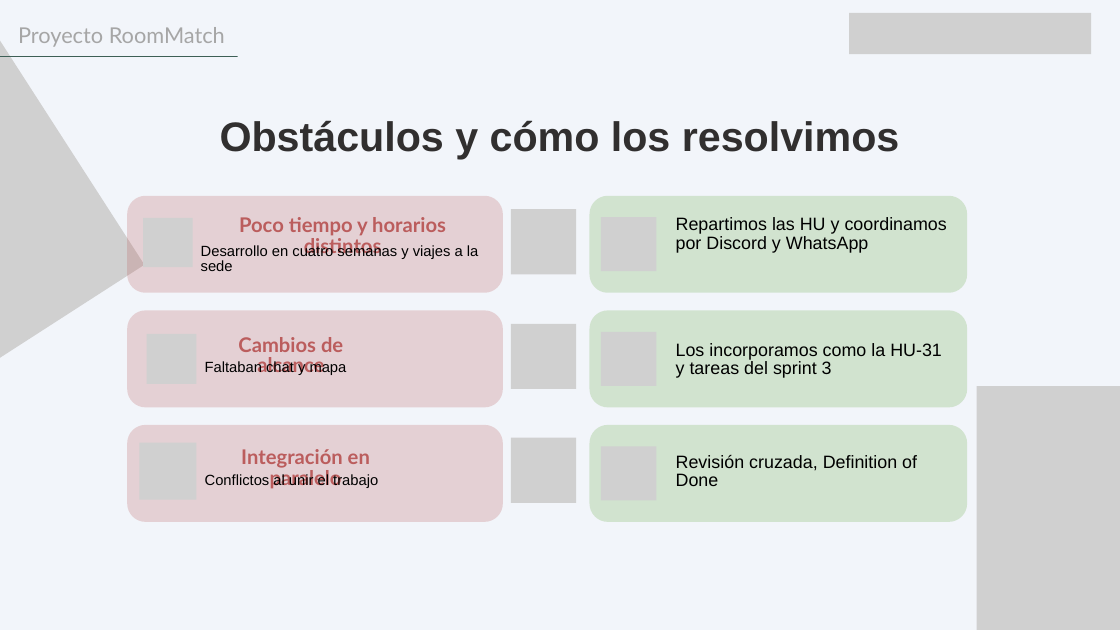
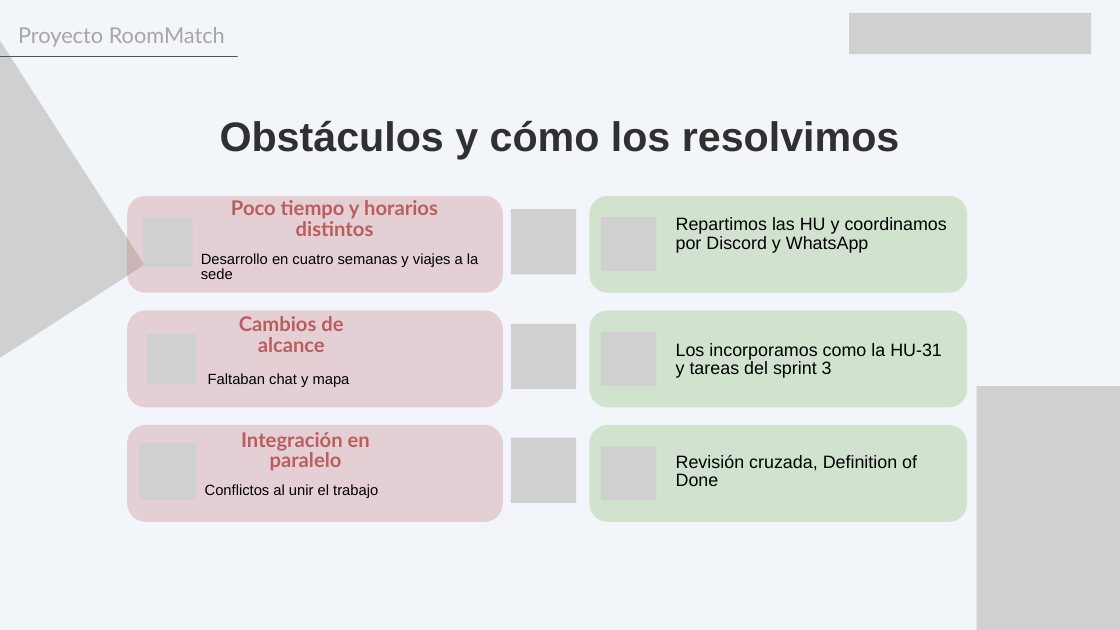
Before and after one commit to Moryab/Capstone, a slide deck: slide 15 of Fase 2/Evidencias Proyecto/Presentación Proyecto.pptx. Drawn at 1120x630 pixels with LibreOffice and Linux fonts; fonts in the diff are those of the drawing; grey boxes stand for pictures. Boxes give left, top, right and bottom in pixels: in the first picture for what was removed or moved away, otherwise in the second. Text is boxed around its words. In the diff, an @@ line names an element or a change of style, - is before the commit and + after.

```diff
--- a/Fase 2/Evidencias Proyecto/Presentación Proyecto.pptx
+++ b/Fase 2/Evidencias Proyecto/Presentación Proyecto.pptx
@@ text "Poco tiempo y horarios distintos": place and size @@
-text "Poco tiempo y horarios distintos" at <box>239,217,446,256</box>
+text "Poco tiempo y horarios distintos" at <box>231,200,438,236</box>
@@ text "Desarrollo en cuatro semanas y ...": place and size @@
-text "Desarrollo en cuatro semanas y ..." at <box>201,244,478,271</box>
+text "Desarrollo en cuatro semanas y ..." at <box>201,253,478,279</box>
@@ text "Cambios de alcance": place and size @@
-text "Cambios de alcance" at <box>238,337,343,375</box>
+text "Cambios de alcance" at <box>239,316,343,352</box>
@@ text "Faltaban chat y mapa": place and size @@
-text "Faltaban chat y mapa" at <box>205,360,347,375</box>
+text "Faltaban chat y mapa" at <box>208,373,350,387</box>
@@ text "Integración en paralelo": place and size @@
-text "Integración en paralelo" at <box>241,449,370,489</box>
+text "Integración en paralelo" at <box>241,432,370,471</box>
@@ text "Conflictos al unir el trabajo": place and size @@
-text "Conflictos al unir el trabajo" at <box>205,473,378,488</box>
+text "Conflictos al unir el trabajo" at <box>205,484,378,498</box>
```
Also in this commit, not shown: 3 other slides changed.
